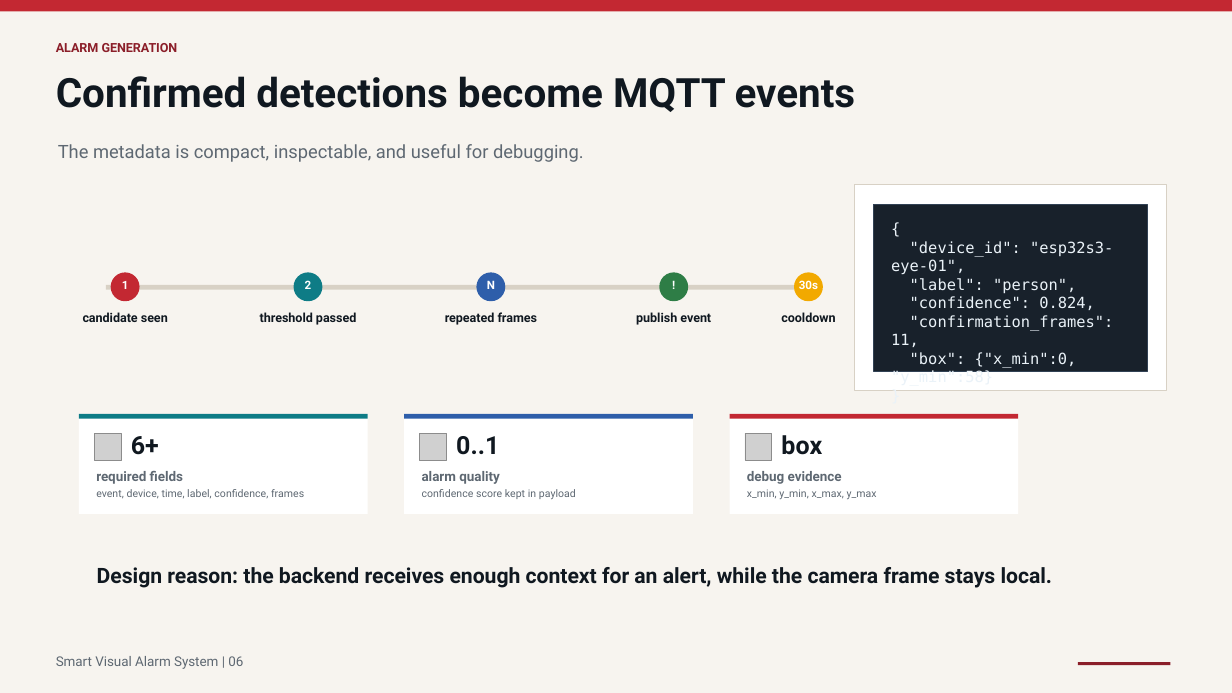
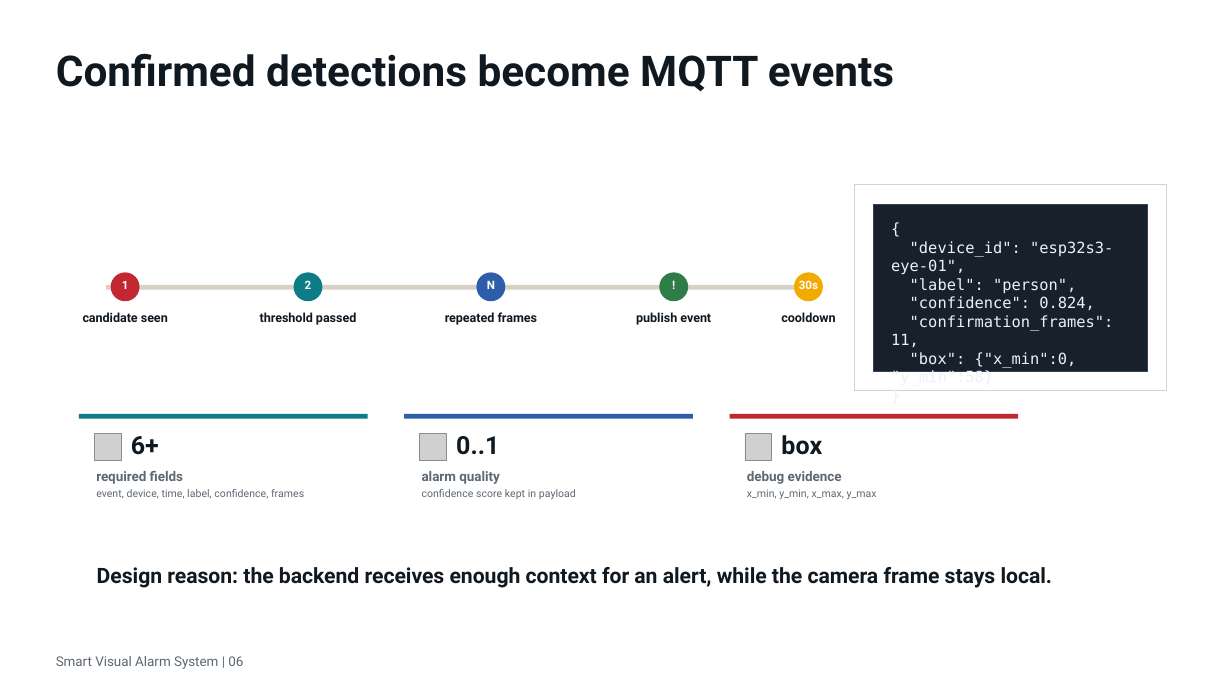
Before and after one commit to ernyei13/iot-project-pedestrian-detector, a slide deck: slide 6 of presentation.pptx. Drawn at 1232x693 pixels with LibreOffice and Linux fonts; fonts in the diff are those of the drawing; grey boxes stand for pictures. Boxes give left, top, right and bottom in pixels: in the first picture for what was removed or moved away, otherwise in the second. Text is boxed around its words. In the diff, an @@ line names an element or a change of style, - is before the commit and + after.

```diff
--- a/presentation.pptx
+++ b/presentation.pptx
@@ rectangle removed at [0,0,1232,693] @@
@@ rectangle removed at [0,0,1232,11] @@
@@ text "Confirmed detections become MQTT events": place and size @@
-text "Confirmed detections become MQTT events" at [56,76,856,112]
+text "Confirmed detections become MQTT events" at [56,53,894,91]
@@ text "Confirmed detections become MQTT events" at [56,53,894,91]: size 31.5 to 33 pt @@
@@ text removed at [56,43,178,52] @@
-ALARM GENERATION
@@ text removed at [58,144,584,162] @@
-The metadata is compact, inspectable, and useful for debugging.
@@ rectangle removed at [1079,663,1171,665] @@
```
Also in this commit, not shown: 10 other slides changed, 1 slide added, 1 other file.
